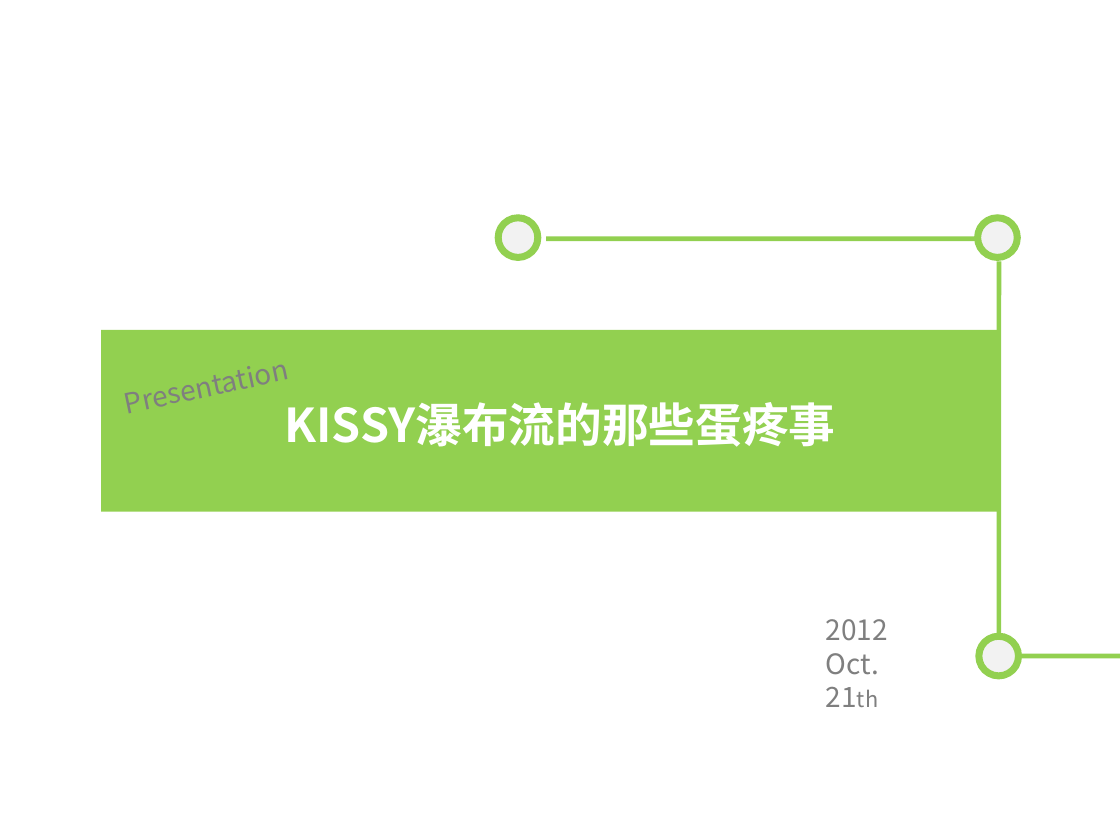
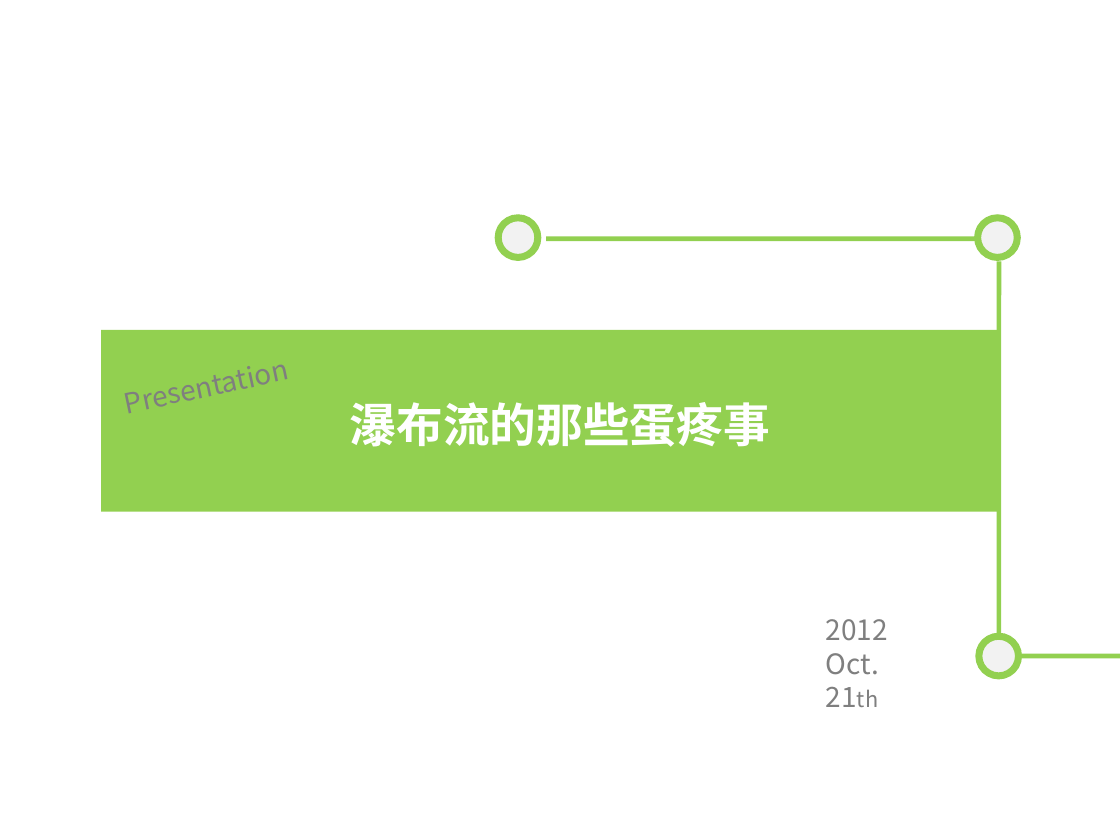
Before and after one commit to Exodia/xxjs, a slide deck: slide 1 of kissyplugin/waterfallx/docs/Waterfall.ppt. Drawn at 1120x840 pixels with LibreOffice and Linux fonts; fonts in the diff are those of the drawing; background and template pictures are left out. Boxes give left, top, right and bottom in pixels: in the first picture for what was removed or moved away, otherwise in the second. Text is boxed around its words. In the diff, an @@ line names an element or a change of style, - is before the commit and + after.

```diff
--- a/kissyplugin/waterfallx/docs/Waterfall.ppt
+++ b/kissyplugin/waterfallx/docs/Waterfall.ppt
@@ title at (x1=350, y1=402, x2=770, y2=447): text changed @@
-KISSY瀑布流的那些蛋疼事
+瀑布流的那些蛋疼事
```
Also in this commit, not shown: 13 other slides changed, 5 other files.
